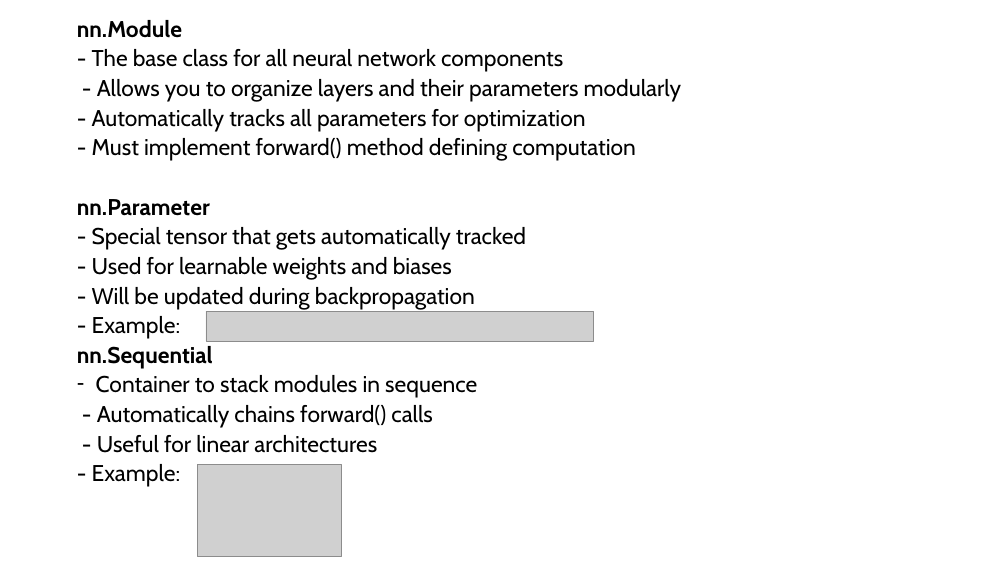
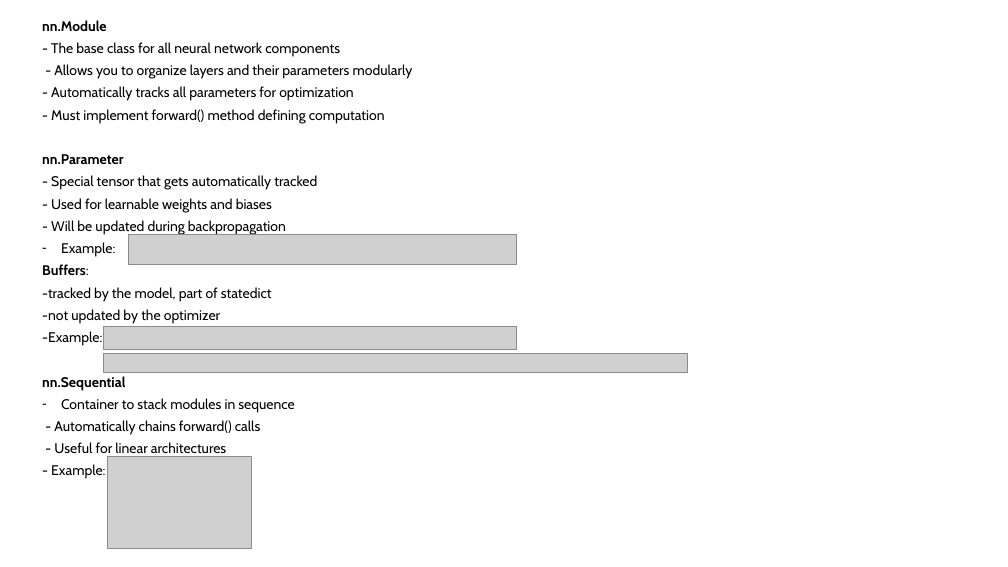
Before and after one commit to Informa-Tiger/AI-verstehen-Winteraka-2024-25, a slide deck: slide 3 of Hälfte 1/Folien/Implementing your own Neural Network (CNN lecture).pptx (slide 2 before the commit). Drawn at 1008x567 pixels with LibreOffice and Linux fonts; fonts in the diff are those of the drawing; grey boxes stand for pictures. Boxes give left, top, right and bottom in pixels: in the first picture for what was removed or moved away, otherwise in the second. Text is boxed around its words. In the diff, an @@ line names an element or a change of style, - is before the commit and + after.

```diff
--- a/Hälfte 1/Folien/Implementing your own Neural Network (CNN lecture).pptx
+++ b/Hälfte 1/Folien/Implementing your own Neural Network (CNN lecture).pptx
@@ text "nn.Module": place and size @@
-text "nn.Module" at bbox=[77, 20, 682, 487]
+text "nn.Module" at bbox=[42, 20, 413, 479]
@@ text at bbox=[42, 20, 413, 479]: size 21.7 to 13.3 pt in "nn.Module", "- The base class for all neural ...", "- Allows you to organize layers and ...", "- Automatically tracks all parameters for optimization" and 10 more places @@
@@ picture: place and size @@
-picture at bbox=[206, 311, 594, 341]
+picture at bbox=[129, 234, 516, 265]
@@ text at bbox=[42, 242, 272, 346]: text changed; size 21.7 to 13.3 pt @@
-- Example:
+– Example:
+Buffers:
+-tracked by the model, part of statedict
+-not updated by the optimizer
+-Example:
@@ picture added at bbox=[104, 327, 516, 349] @@
@@ picture added at bbox=[104, 354, 687, 372] @@
@@ picture: place and size @@
-picture at bbox=[197, 465, 341, 557]
+picture at bbox=[108, 457, 252, 549]
```
Also in this commit, not shown: 1 slide added, 1 other file.
